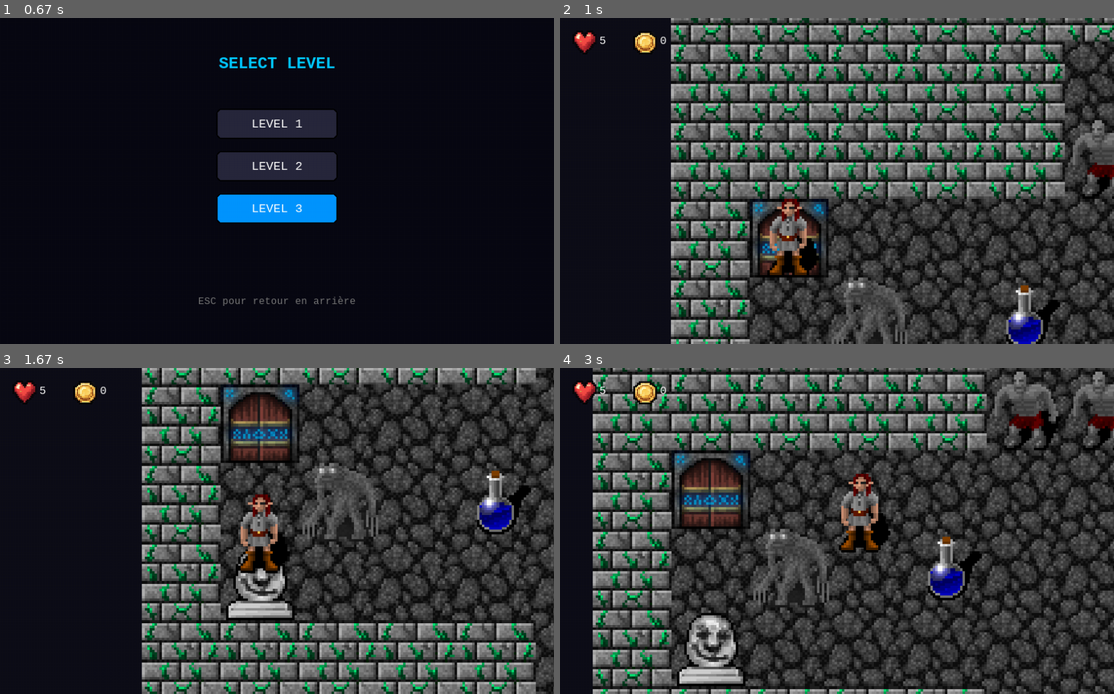
Above: before the commit, frames 1-4 (two rows, left to right).
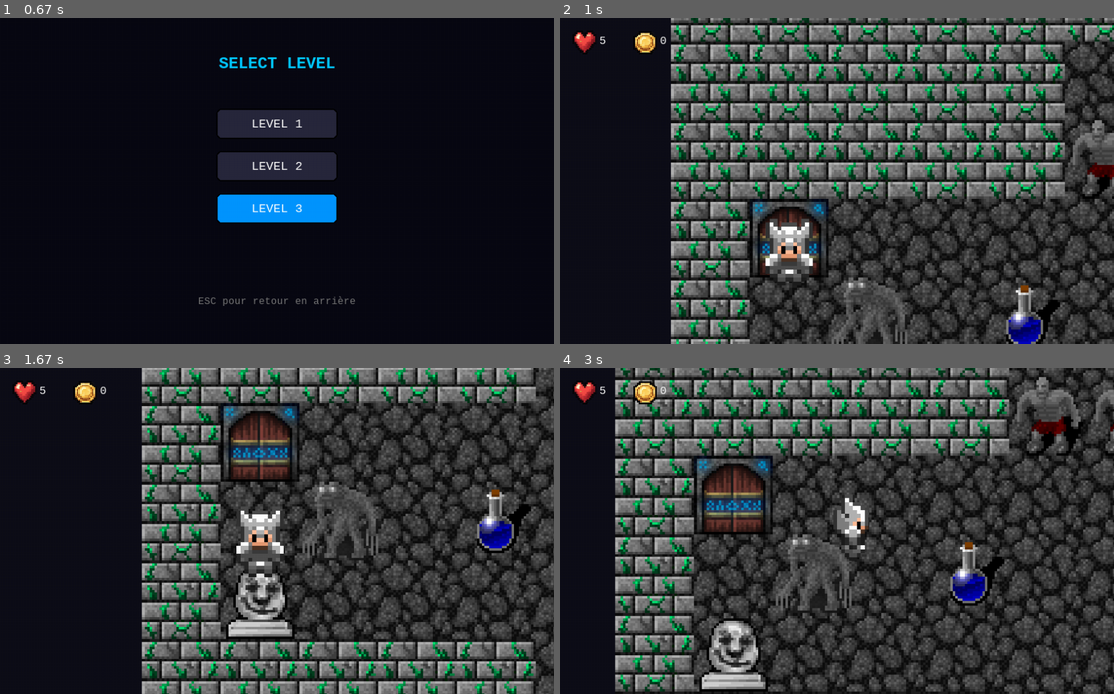
Above: after the commit, the same moments.

Repository: leHcyber/labyrinth_pygame
Game: pygame game, started from main.py
Same seed, same stepped clock (60 frames per second), same inputs: the game is played once before the commit and once after it.
Inputs (mouse positions are in pixels of both pictures, inside the frame that each line leads up to):
- Up to frame 1 (0.67 s): press the mouse at (277, 220) at 0.37 s; move the mouse to (271, 216) at 0.47 s; release the mouse at (271, 216) at 0.6 s
- Up to frame 2 (1 s): press the mouse at (837, 207) at 0.7 s; move the mouse to (803, 158) at 0.8 s; release the mouse at (770, 109) at 0.93 s
- Up to frame 3 (1.67 s): hold Down 1-1.47 s; move the mouse to (282, 609) at 1.03 s
- Up to frame 4 (3 s): hold Up 1.93-2.3 s; hold Right 2.33-2.97 s

Frame 1 is identical in both runs. In frame 2, 1.7% of the frame differs, in the area x 37-47%, y 55-82%; in frame 3, 47%; in frame 4, 62%, in the area x 5-100%, y 0-100%.

Commit message:
labyrinth v1.0

Diff:
--- a/core/combat_room.py
+++ b/core/combat_room.py
@@ -4,10 +4,18 @@
 from menu.music_menu import SoundManager
 
 class CombatRoom:
-    def __init__(self, screen, player, images, enemy, sound, game_map):
+    def __init__(self, screen, player, idle_animations, images, enemy, sound, game_map):
 
         self.screen = screen
         self.player = player
+
+        self.idle_animations = idle_animations
+        self.idle_index = 0
+        self.idle_timer = 0
+
+        self.player_flash_timer = 0
+        self.enemy_flash_timer = 0
+
         self.images = images
         self.sound = sound
         self.map = game_map
@@ -61,8 +69,8 @@
 
         self.sound.play("envole")
 
-        player_pos = (180, self.screen.get_height() // 2)
-        enemy_pos = (580, self.screen.get_height() // 2)
+        player_pos = (180, self.screen.get_height() // 2 + 40)
+        enemy_pos = (580, self.screen.get_height() // 2 + 40)
 
         self.projectiles.append(
             Projectile(
@@ -86,8 +94,8 @@
 
         self.sound.play("envole")
 
-        enemy_pos = (580, self.screen.get_height() // 2)
-        player_pos = (180, self.screen.get_height() // 2)
+        enemy_pos = (580, self.screen.get_height() // 2 + 40)
+        player_pos = (180, self.screen.get_height() // 2 + 40)
 
         self.projectiles.append(
             Projectile(
@@ -140,7 +148,7 @@
             if not p.alive:
 
                 # -------------------------
-                # PROJECTILE DU JOUEUR + DAMAGE
+                # PROJECTILE JOUEUR + DAMAGE
 
                 if p.owner == "PLAYER":
 
@@ -148,6 +156,8 @@
 
                     dmg = self.player.get_damage()
                     self.enemy.take_damage(dmg)
+
+                    self.enemy_flash_timer = 10
 
                     self.enemy_dmg = f"-{dmg}" if dmg > 0 else None
                     self.dmg_timer = 30
@@ -159,9 +169,10 @@
 
                     self.turn = "ENEMY"
                     self.action_locked = False
+                    self.cooldown = 20
 
                 # -------------------------
-                # PROJECTILE DE L'ENNEMI + DAMAGE
+                # PROJECTILE ENNEMI + DAMAGE
 
                 elif p.owner == "ENEMY":
 
@@ -169,6 +180,8 @@
 
                     dmg = self.enemy.get_damage()
                     self.player.take_damage(dmg)
+
+                    self.player_flash_timer = 10
 
                     self.player_dmg = f"-{dmg}" if dmg > 0 else None
                     self.dmg_timer = 30
@@ -179,6 +192,7 @@
 
                     self.turn = "PLAYER"
                     self.action_locked = False
+                    self.cooldown = 20
 
                 self.projectiles.remove(p)
 
@@ -188,7 +202,7 @@
     def draw(self):
 
         # -------------------------
-        # FOND COMBAT (FULL HD NET)
+        # FOND COMBAT
 
         bg = self.map.get_image("bg_combat")
 
@@ -233,7 +247,7 @@
         player_title = self.font.render("PLAYER", True, (100, 200, 255))
         enemy_title = self.font.render(self.enemy.name, True, (255, 100, 100))
 
-        # fond bulle (taille fixe simple)
+        # fond bulle
         width = 305
         height = 160
 
@@ -253,7 +267,7 @@
         self.screen.blit(enemy_title, (base_x + 110, base_y))
 
         # -------------------------
-        # COEURS JOUEUR (horizontal)
+        # COEURS JOUEUR
         for i in range(int(self.player.hp)):
 
             row = i // 5
@@ -268,7 +282,7 @@
             )
 
         # -------------------------
-        # COEURS ENNEMI (horizontal)
+        # COEURS ENNEMI
         for i in range(int(self.enemy.hp)):
 
             row = i // 5
@@ -288,7 +302,7 @@
         self.screen.blit(enemy_title, (base_x + 110, base_y))
 
         # -------------------------
-        # ICON BOSS (si boss)
+        # ICON BOSS
         if "Boss" in self.enemy.name and boss_icon:
             icon_size = 28
             icon = pygame.transform.scale(boss_icon, (icon_size, icon_size))
@@ -298,23 +312,43 @@
         # -------------------------
         # JOUEUR
 
-        player_img = self.images.get("J")
-        player_rect = None
-
-        if player_img:
-            scale = 0.9
+        if self.idle_animations and "down" in self.idle_animations:
+
+            frames = self.idle_animations["down"]
+
+            self.idle_timer += 1
+
+            if self.idle_timer >= 8:
+                self.idle_timer = 0
+                self.idle_index = (self.idle_index + 1) % len(frames)
+
+            player_img = frames[self.idle_index]
+
+            scale = 5.0
+
             new_size = (
                 int(player_img.get_width() * scale),
                 int(player_img.get_height() * scale)
             )
 
             player_big = pygame.transform.scale(player_img, new_size)
-            player_rect = player_big.get_rect(center=(180, self.screen.get_height() // 2 + 40))
+
+            player_rect = player_big.get_rect(
+                center=(180, self.screen.get_height() // 2 + 40)
+            )
 
             self.screen.blit(player_big, player_rect)
 
+            if self.player_flash_timer > 0:
+                flash = player_big.copy()
+                red = pygame.Surface(flash.get_size(), pygame.SRCALPHA)
+                red.fill((255, 0, 0, 120))
+                flash.blit(red, (0, 0), special_flags=pygame.BLEND_RGBA_MULT)
+                self.screen.blit(flash, player_rect)
+                self.player_flash_timer -= 1
+
         else:
-            pygame.draw.circle(self.screen, (0, 200, 255), (180, self.screen.get_height() // 2), 30)
+            pygame.draw.circle(self.screen,(0, 200, 255),(180, self.screen.get_height() // 2),30)
 
         # -------------------------
         # ENNEMI
@@ -324,7 +358,7 @@
         enemy_rect = None
 
         if enemy_img:
-            scale = 1.2
+            scale = 1.4
             new_size = (
                 int(enemy_img.get_width() * scale),
                 int(enemy_img.get_height() * scale)
@@ -335,6 +369,14 @@
 
             self.screen.blit(enemy_big, enemy_rect)
 
+            if self.enemy_flash_timer > 0:
+                flash = enemy_big.copy()
+                red = pygame.Surface(flash.get_size(), pygame.SRCALPHA)
+                red.fill((255, 0, 0, 120))
+                flash.blit(red, (0, 0), special_flags=pygame.BLEND_RGBA_MULT)
+                self.screen.blit(flash, enemy_rect)
+                self.enemy_flash_timer -= 1
+
         else:
             pygame.draw.circle(self.screen, (255, 80, 80), (580, self.screen.get_height() // 2), 30)
 
@@ -343,15 +385,12 @@
 
         if self.dmg_timer > 0:
 
-            # décrémente timer
             self.dmg_timer -= 1
 
-            # reset automatique quand fini
             if self.dmg_timer == 0:
                 self.player_dmg = None
                 self.enemy_dmg = None
 
-            # dégâts ennemi (affiché au dessus de l'ennemi)
             if self.enemy_dmg and enemy_rect:
                 dmg_surf = self.font.render(self.enemy_dmg, True, (255, 50, 50))
                 dmg_rect = dmg_surf.get_rect(midbottom=(
@@ -386,7 +425,7 @@
         self.screen.blit(ui, ui_rect)
 
         # -------------------------
-        # MESSAGE PLAYER (UNIQUE)
+        # MESSAGE PLAYER
 
         if self.player.message:
 
@@ -410,7 +449,6 @@
             else:
                 self.screen.blit(msg_surf, (x, y))
 
-            # timer
             self.player.message_timer -= 1
             if self.player.message_timer <= 0:
                 self.player.message = ""
--- a/core/enemy.py
+++ b/core/enemy.py
@@ -36,13 +36,13 @@
 
 class EnemyFactory:
     DATA = {
-        "M": ("Monstre", 4, 1),
+        "M": ("Monstre", 7, 2),
         "M2": ("Monstre 2", 4, 1),
         "M3": ("Monstre 3", 5, 1),
         "M4": ("Monstre 4", 4, 2),
         "M5": ("Monstre 5", 6, 1),
         "M6": ("Monstre 6", 7, 2),
-        "X": ("Boss", 6, 2),
+        "X": ("Boss", 9, 2),
         "X2": ("Boss 2", 8, 2),
         "X3": ("Boss 3", 13, 2),
     }
--- a/game/engine.py
+++ b/game/engine.py
@@ -26,7 +26,14 @@
         self.screen = screen
         self.level_id = level.get("id")
 
-        self.move_speed = 0.05
+        self.move_speed = 0.04
+
+        self.animations = {
+            "down": [],
+            "left": [],
+            "right": [],
+            "up": []
+        }
 
         self.offset_x = 0
         self.offset_y = 0
@@ -123,6 +130,93 @@
 
                 }
 
+        #------------------------------------------------------------
+        # SHEET PLAYER
+
+        self.player_sheet = pygame.image.load(
+            "assets/joueur_sheet.png"
+        ).convert_alpha()
+
+        self.idle_sheet = pygame.image.load(
+            "assets/idle_sheet.png"
+        ).convert_alpha()
+
+        self.player_frames = []
+        self.idle_frames = []
+
+        frame_count = 10
+
+        #------------------------------------------------------------
+        # PLAYER SHEET
+
+        self.player_sheet = pygame.image.load(
+            "assets/joueur_sheet.png"
+        ).convert_alpha()
+
+        self.animations = {
+            "down": [],
+            "left": [],
+            "right": [],
+            "up": []
+        }
+
+        frame_width = self.player_sheet.get_width() // 4
+        frame_height = self.player_sheet.get_height() // 4
+
+        directions = ["down", "left", "right", "up"]
+
+        for row, direction in enumerate(directions):
+
+            for col in range(4):
+
+                frame = self.player_sheet.subsurface(
+                    (
+                        col * frame_width,
+                        row * frame_height,
+                        frame_width,
+                        frame_height
+                    )
+                )
+
+                self.animations[direction].append(frame)
+
+        #------------------------------------------------------------
+        # IDLE SHEET
+
+        self.idle_frames = []
+
+        frame_width = self.idle_sheet.get_width() // 4
+        frame_height = self.idle_sheet.get_height() // 4
+
+        directions = ["down", "left", "right", "up"]
+
+        self.idle_animations = {d: [] for d in directions}
+
+        for row, direction in enumerate(directions):
+            for col in range(4):
+                frame = self.idle_sheet.subsurface(
+                    (
+                        col * frame_width,
+                        row * frame_height,
+                        frame_width,
+                        frame_height
+                    )
+                )
+                self.idle_animations[direction].append(frame)
+
+        #------------------------------------------------------------
+        # ANIMATION
+
+        self.direction = "down"
+
+        self.player_frame_index = 0
+        self.player_anim_timer = 0
+        self.player_anim_speed = 8
+
+        self.current_frame = self.animations["down"][0]
+
+        #-------------------------------------------------------
+
         self.map = Map(level, self.images)
 
         self.original_carte = copy.deepcopy(level["carte"])
@@ -443,6 +537,45 @@
             if case not in self.non_consumable_tiles:
                 self.carte[grid_x][grid_y] = "C"
 
+    # ------------------------------
+    # PLAYER IMAGES + DIRECTION
+        moving = dx != 0 or dy != 0
+
+        # direction
+        if dx < 0:
+            self.direction = "up"
+
+        elif dx > 0:
+            self.direction = "down"
+
+        elif dy < 0:
+            self.direction = "left"
+
+        elif dy > 0:
+            self.direction = "right"
+
+        # -------------------------
+        # ANIMATION PLAYER
+
+        if moving:
+            frames = self.animations[self.direction]
+        else:
+            frames = self.idle_animations[self.direction]
+
+
+        self.player_anim_timer += 1
+
+        if self.player_anim_timer >= self.player_anim_speed:
+
+            self.player_anim_timer = 0
+
+            self.player_frame_index = (
+                self.player_frame_index + 1
+            ) % len(frames)
+
+
+        self.current_frame = frames[self.player_frame_index]
+
     #------------------------------
     # PASSER LE RELAIS A COMBATROOM
 
@@ -453,6 +586,7 @@
         combat = CombatRoom(
             self.screen,
             self.player,
+            self.idle_animations,
             self.images,
             enemy,
             self.sound,
@@ -590,7 +724,14 @@
             self.tile_size
         )
 
-        self.screen.blit(self.images["J"], player_rect)
+        frame = self.current_frame
+
+        scaled = pygame.transform.scale(
+            frame,
+            (self.tile_size * 1.2, self.tile_size * 1.2)
+        )
+
+        self.screen.blit(scaled, scaled.get_rect(center=player_rect.center))
 
 
         # -------------------------
--- a/levels/level1.py
+++ b/levels/level1.py
@@ -21,12 +21,12 @@
     ["#", "#", "C", "C", "C", "C", "C", "C", "C", "C", "#", "#", "#", "#", "C", "#", "#"],
     ["#", "#", "K", "C", "#", "#", "#", "#", "#", "#", "#", "#", "#", "#", "C", "#", "#"],
     ["#", "#", "C", "C", "#", "#", "#", "#", "#", "#", "#", "#", "#", "#", "C", "#", "#"],
+    ["#", "#", "C", "C", "C", "C", "C", "C", "C", "C", "C", "C", "#", "#", "X", "#", "#"],
     ["#", "#", "C", "C", "C", "C", "C", "C", "C", "C", "C", "C", "#", "#", "C", "#", "#"],
-    ["#", "#", "C", "C", "C", "C", "C", "C", "C", "C", "C", "C", "#", "#", "C", "#", "#"],
-    ["#", "#", "#", "#", "#", "#", "C", "C", "#", "#", "C", "C", "#", "#", "X", "#", "#"],
-    ["#", "#", "#", "#", "#", "#", "C", "C", "#", "#", "C", "C", "#", "#", "C", "#", "#"],
-    ["#", "C", "C", "C", "B", "C", "C", "C", "#", "#", "E", "C", "#", "#", "C", "#", "#"],
-    ["#", "C", "C", "C", "C", "C", "C", "C", "#", "#", "C", "C", "#", "#", "A", "#", "#"],
+    ["#", "#", "#", "#", "#", "#", "C", "C", "#", "#", "C", "C", "#", "#", "A", "#", "#"],
+    ["#", "#", "#", "#", "#", "#", "C", "C", "#", "#", "C", "C", "#", "#", "#", "#", "#"],
+    ["#", "C", "C", "C", "B", "C", "C", "C", "#", "#", "E", "C", "#", "#", "#", "#", "#"],
+    ["#", "C", "C", "C", "C", "C", "C", "C", "#", "#", "C", "C", "#", "#", "#", "#", "#"],
     ["#", "#", "#", "#", "#", "#", "#", "#", "#", "#", "#", "#", "#", "#", "#", "#", "#"]
   ]
 }
--- a/main.py
+++ b/main.py
@@ -66,7 +66,7 @@
         screen = pygame.display.set_mode((WIDTH, HEIGHT))
 
 #----------------------------------------------
-# DEFILER LES FRAME ET SCALER LES IMAGES DE FOND
+# FRAME
 
 menu_frames = []
 bg_folder = os.path.join(BASE_DIR, "assets/menu_bg")
Binary file added: assets/idle_sheet.png
Binary file added: assets/joueur_sheet.png
